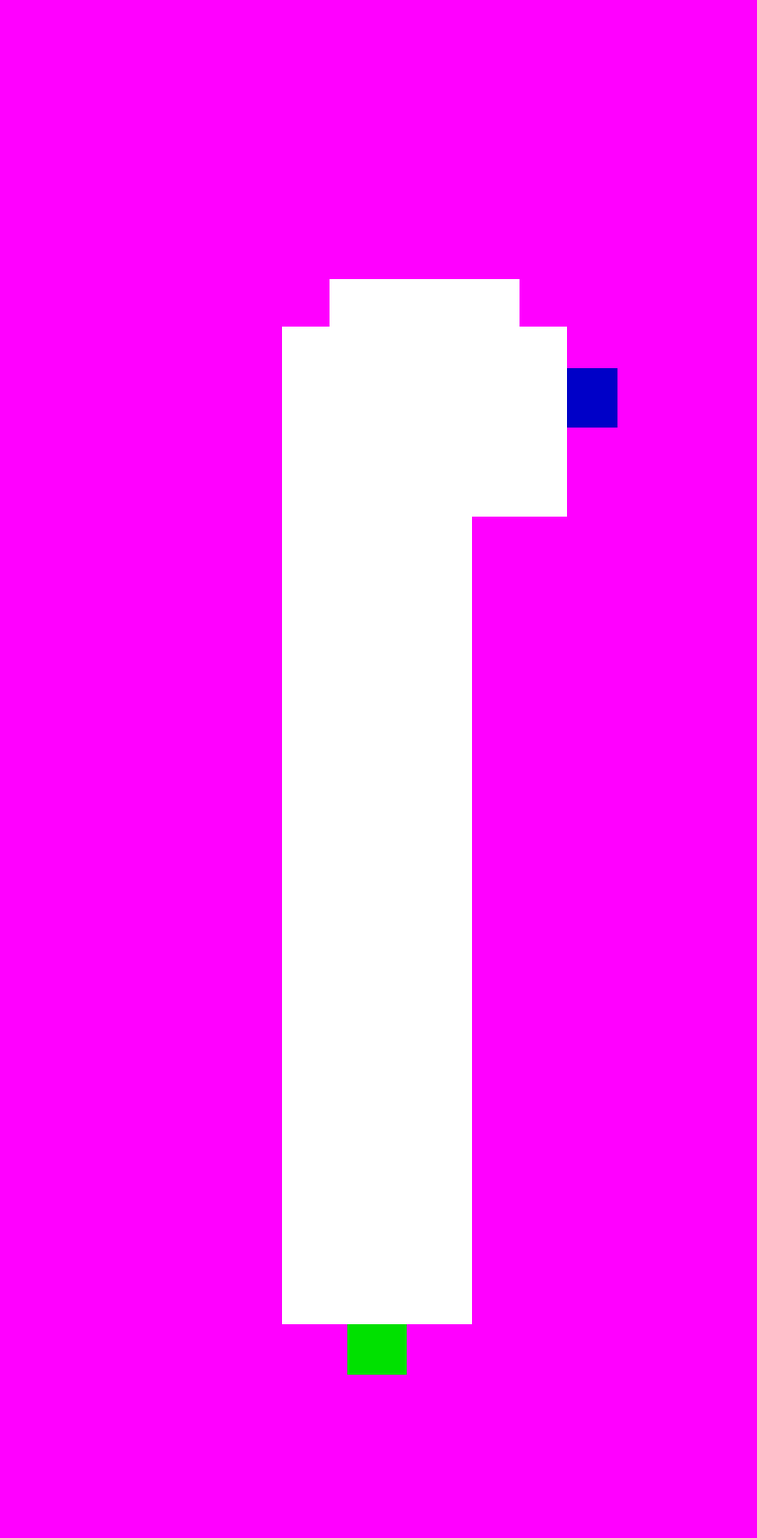
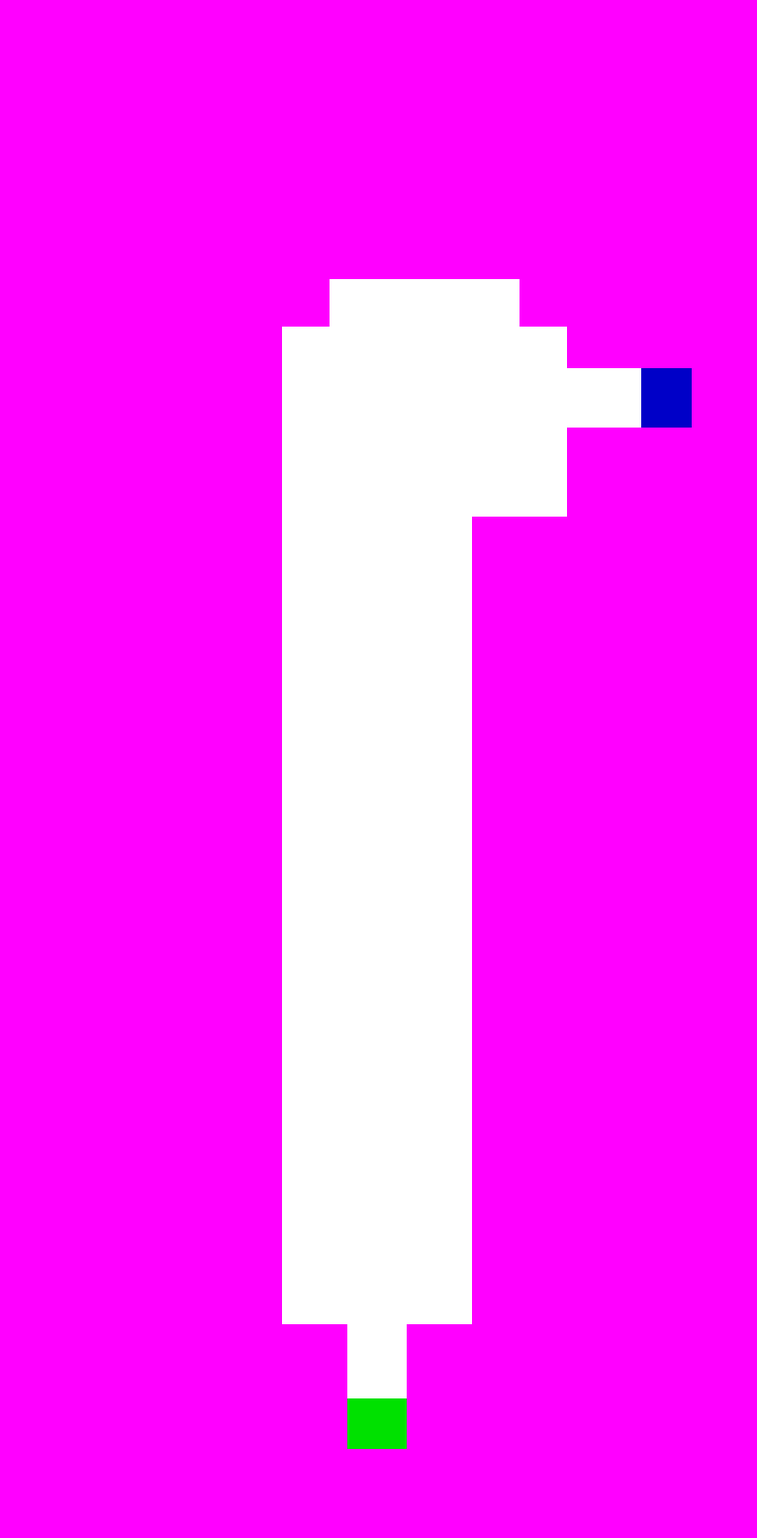
Comparing the layer stacks of the two 757x1538 images. Changes:
painted on "Door" over [347, 368, 693, 1450]
painted on "Ground" over [347, 368, 642, 1399]
